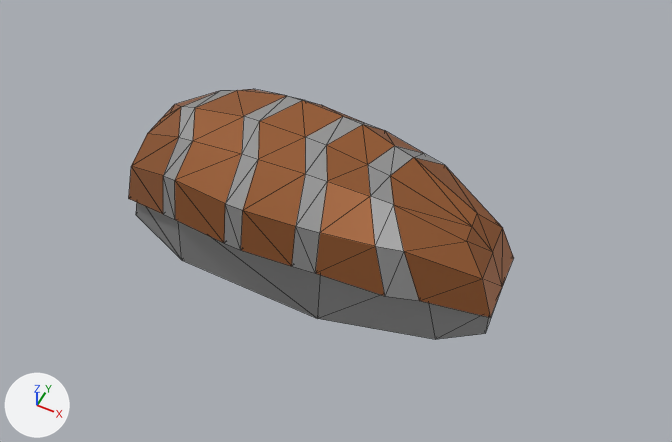
What one commit did to the glTF model public/models/food/Sushi Nigiri.glb.
One viewpoint serves both versions: a 50 mm camera at (0.419, -0.84, 1.128) aimed at (0.002, -0.006, 0.086). Every picture has the same lights, and +X, +Y and +Z are marked at lower left. Mesh edges are drawn as thin lines. Where no turn or scale is listed for an object, it has been applied to the vertices.

Objects in the first picture: 'Sushi_Nigiri1'.
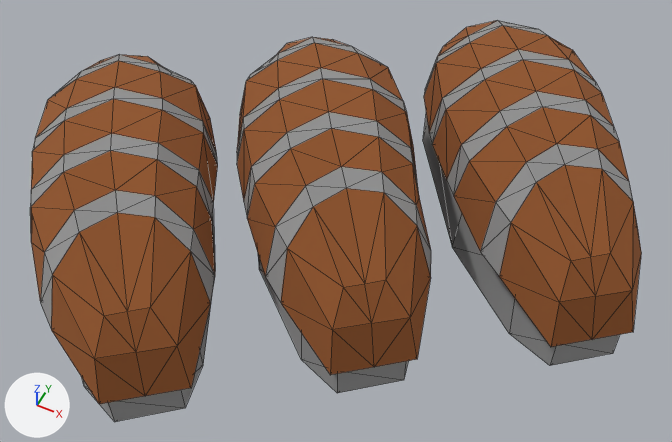
Pixel boxes (x1, y1, x2, y2) of what changed, in the pictures (672 x 442 px):
'Sushi_Nigiri1', recoloured, moved, turned
    before: (129, 89, 514, 339)
    after: (237, 37, 431, 393)
'Sushi_Nigiri1.003', added (brown)
    after: (30, 55, 218, 422)
    faces in mat_orange_002 (brown #a36436): (30, 55, 218, 404)
    faces in mat_white_014 (grey #a3a3a3): (31, 55, 218, 422)
'Sushi_Nigiri1.002', added
    after: (423, 20, 641, 366)
    faces in mat_orange_002 (brown #a36436): (424, 20, 641, 347)
    faces in mat_white_014 (grey #a3a3a3): (423, 20, 639, 366)

Patch to the scene script:
```diff
--- a/public/models/food/Sushi Nigiri.glb.py
+++ b/public/models/food/Sushi Nigiri.glb.py
@@ mat_orange_002 @@
+mat_orange_002 = principled_material('Orange.002')
+mat_orange_002.base_color = (0.366, 0.126, 0.0372)  # brown #a36336
+mat_orange_002.metallic = 0.4
+mat_orange_002.roughness = 1.0
@@ mat_white_014 @@
+mat_white_014 = principled_material('White.014')
+mat_white_014.base_color = (0.366, 0.366, 0.366)  # grey #a3a3a3
+mat_white_014.metallic = 0.4
+mat_white_014.roughness = 1.0
@@ me_sushi_nigiri1 @@
 me_sushi_nigiri1.from_pydata(...)  # 102 vertices, 196 faces; spans x -0.00331..0.00266, y -0.00235..-0.00001, z -0.0014..0.00132
-me_sushi_nigiri1.materials.append(mat_white)  # grey #a3a3a3
-me_sushi_nigiri1.materials.append(mat_orange)  # brown #a36436
+me_sushi_nigiri1.materials.append(mat_white_014)  # grey #a3a3a3
+me_sushi_nigiri1.materials.append(mat_orange_002)  # brown #a36336
@@ me_sushi_nigiri1_004 @@
+me_sushi_nigiri1_004.from_pydata(...)  # 102 vertices, 196 faces; spans x -0.254..0.206, y -0.246..0.316, z 0.001..0.235
+# faces by material slot: [100, 96]
+me_sushi_nigiri1_004.materials.append(mat_white_014)  # grey #a3a3a3
+me_sushi_nigiri1_004.materials.append(mat_orange_002)  # brown #a36336
@@ ob_sushi_nigiri1 @@
 ob_sushi_nigiri1.parent = ob_rootnode
-ob_sushi_nigiri1.location = (0.0, 0.0, 0.0)
-ob_sushi_nigiri1.rotation_euler = (-1.571, 0.0, 0.0)  # degrees (-90, 0, 0)
+ob_sushi_nigiri1.location = (0.0, 0.0, 0.0218)
+ob_sushi_nigiri1.rotation_euler = (-1.571, 0.0, -0.96)  # degrees (-90, 0, -55)
 ob_sushi_nigiri1.scale = (100.0, 100.0, 100.0)
@@ ob_sushi_nigiri1_003 @@
+ob_sushi_nigiri1_003 = bpy.data.objects.new('Sushi_Nigiri1.003', me_sushi_nigiri1_004)
+ob_sushi_nigiri1_003.location = (-0.246, -0.172, 0.022)
@@ ob_sushi_nigiri1_002 @@
+ob_sushi_nigiri1_002 = bpy.data.objects.new('Sushi_Nigiri1.002', me_sushi_nigiri1_004.copy())
+ob_sushi_nigiri1_002.location = (0.246, 0.172, 0.022)
```
